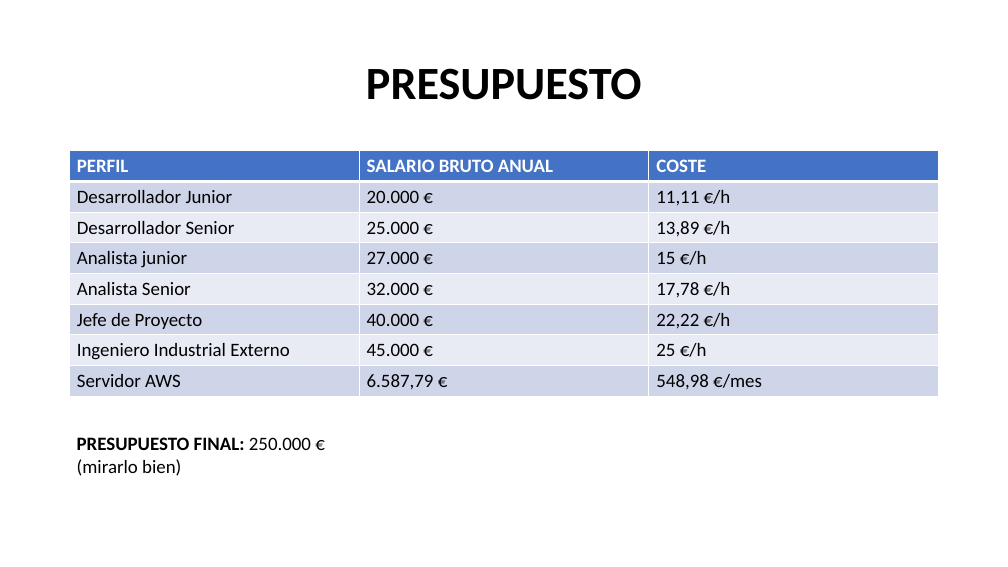
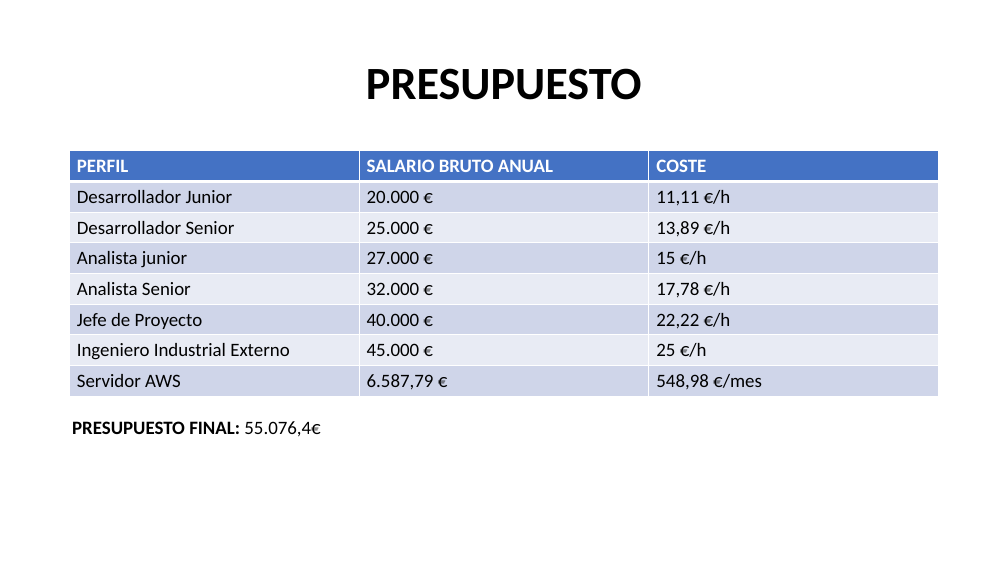
Before and after one commit to AlbertoGCID/XPED, a slide deck: slide 16 of CSMAG.pptx. Drawn at 1008x567 pixels with LibreOffice and Linux fonts; fonts in the diff are those of the drawing. Boxes give left, top, right and bottom in pixels: in the first picture for what was removed or moved away, otherwise in the second. Text is boxed around its words. In the diff, an @@ line names an element or a change of style, - is before the commit and + after.

```diff
--- a/CSMAG.pptx
+++ b/CSMAG.pptx
@@ text at (72,421,320,437): text changed; bold on @@
-PRESUPUESTO FINAL: 250.000 € (mirarlo bien)
+PRESUPUESTO FINAL: 55.076,4€
```
Also in this commit, not shown: 1 other slide changed.
